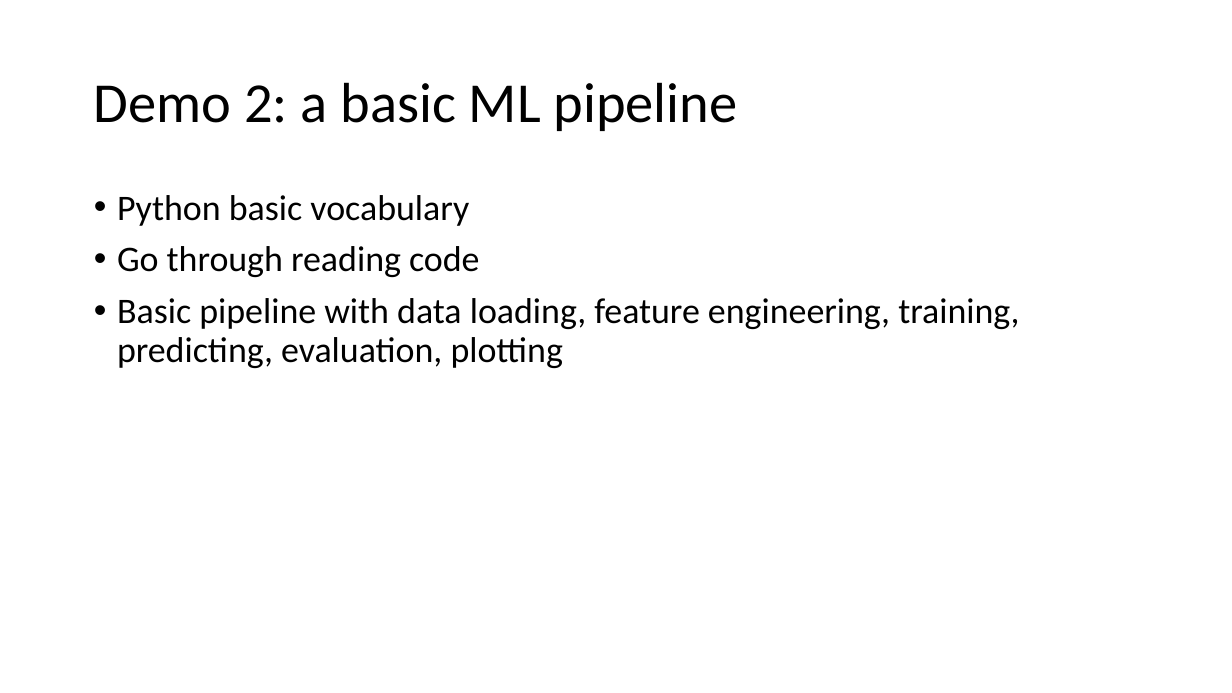
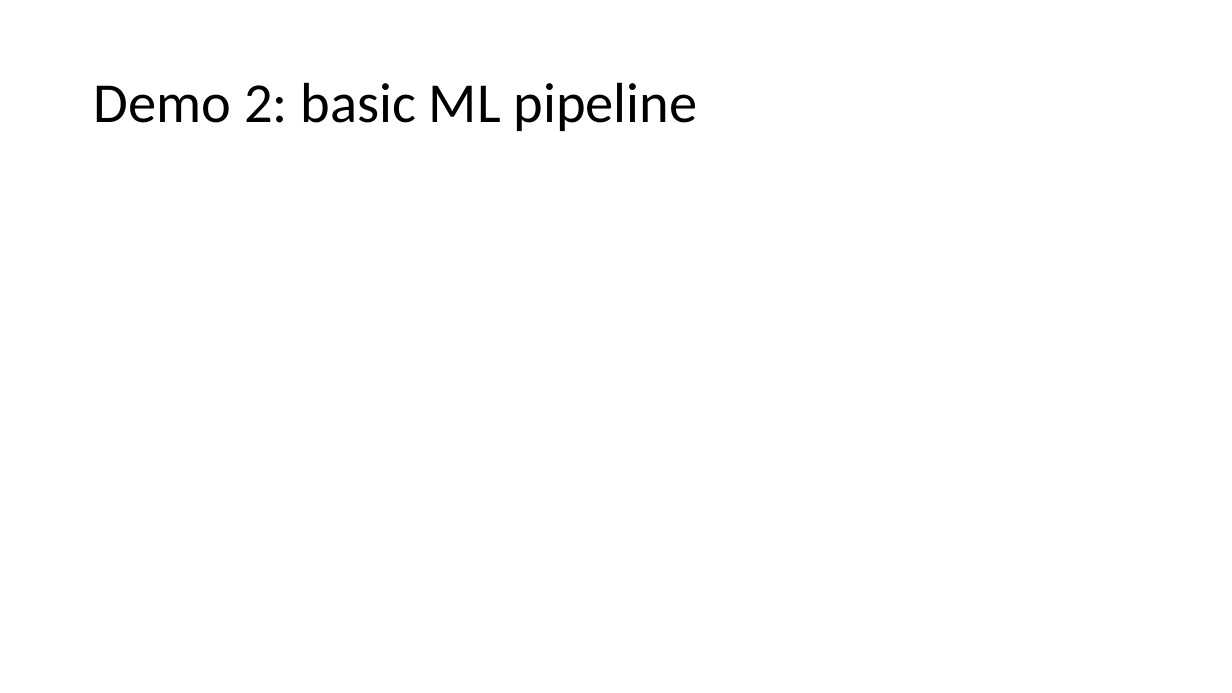
Before and after one commit to senine/workshop, a slide deck: slide 21 of Intro.pptx (slide 9 before the commit). Drawn at 1232x693 pixels with LibreOffice and Linux fonts; fonts in the diff are those of the drawing. Boxes give left, top, right and bottom in pixels: in the first picture for what was removed or moved away, otherwise in the second. Text is boxed around its words. In the diff, an @@ line names an element or a change of style, - is before the commit and + after.

```diff
--- a/Intro.pptx
+++ b/Intro.pptx
@@ title at <box>94,82,698,131</box>: text changed @@
-Demo 2: a basic ML pipeline
+Demo 2: basic ML pipeline
@@ text removed at <box>117,195,1019,368</box> @@
-• Python basic vocabulary
-• Go through reading code
-• Basic pipeline with data loading, feature engineering, training, predicting, evaluation, plotting
```
Also in this commit, not shown: 5 other slides changed, 14 slides added, 6 other files.
